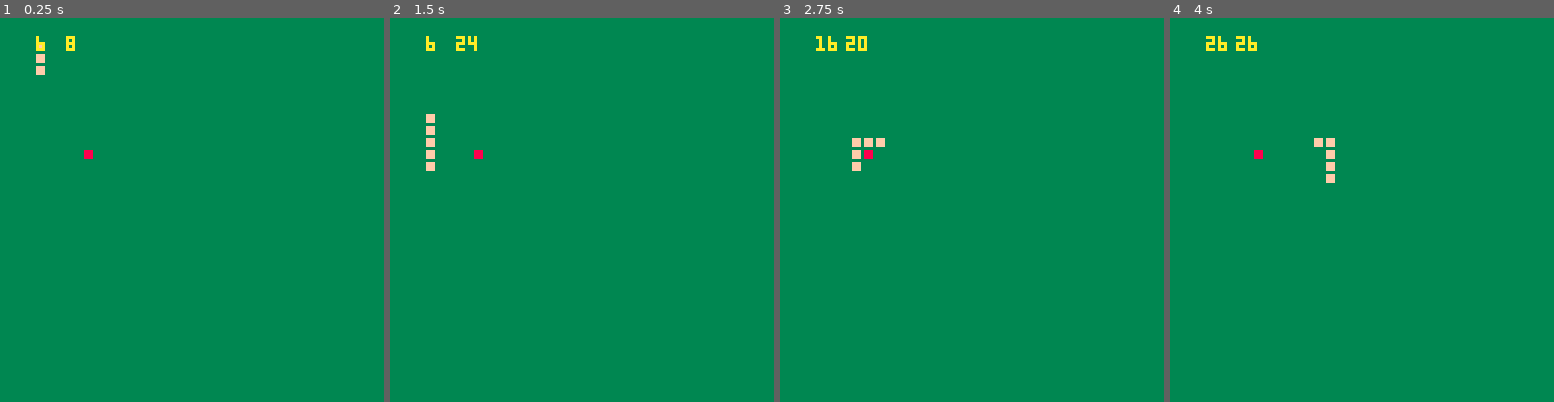
Above: before the commit, frames 1-4 (left to right).
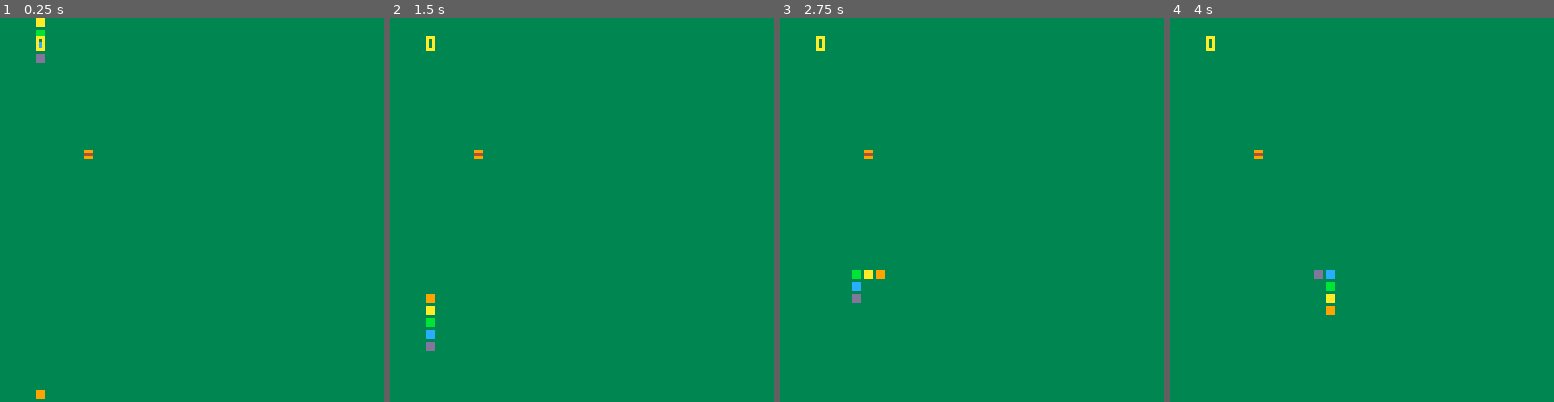
Above: after the commit, the same moments.

Repository: iain8/pico-8-games
Game: PICO-8 cartridge snek_v2.p8
The game is run twice, just before and just after one commit, with the same random seed, the same clock (stepped at 60 frames per second) and the same inputs.
Inputs:
- Up to frame 1 (0.25 s): no input
- Up to frame 2 (1.5 s): no input
- Up to frame 3 (2.75 s): hold Right 1.6-2.1 s; hold Up 2.15-2.42 s; hold Right from 2.47 s (still down)
- Up to frame 4 (4 s): release Right at 3.03 s; hold Left 3.08-3.58 s; hold Down 3.63-3.97 s

The runs differ from the first frame. In frame 1, 0.4% of the frame differs, in the area x 9-25%, y 0-100%; in frame 2, 0.8%; in frame 3, 0.9%, in the area x 9-28%, y 4-75%; in frame 4, 0.8%.

Commit message:
add body collision, burg

Diff:
--- a/snek_v2.p8
+++ b/snek_v2.p8
@@ -4,16 +4,17 @@
 body = {}
 bodylength = 0
 unitsize = 2
-direction = 3
+direction = 2
 speed = 0.25
 framecount = 0
 score = 0
 food = {}
 foodlength = 0
+crash = false
 
 function _init()
   for i = 1, 5 do
-    add(body, {6, 2 + (i * unitsize)})
+    body[i] = {6, i * unitsize}
 
     bodylength += 1
   end
@@ -38,22 +39,27 @@
 function _draw()
   rectfill(0,0,128,128,3)
 
-  colour = 15
-
-  for part in all(body) do
-    x = part[1] * unitsize
-    y = part[2] * unitsize
-    rectfill(x, y, x + unitsize, y + unitsize, colour)
-  end
-
-  for tasty in all(food) do
-    x = tasty[1] * unitsize
-    y = tasty[2] * unitsize
-    rectfill(x, y, x + unitsize, y + unitsize, 8)
-  end
-
-  print(body[1][1], 12, 6, 10)
-  print(body[1][2], 22, 6, 10)
+  if crash == true then
+    print('crashed', 24, 6, 4)
+  else
+    colour = 9
+
+    for part in all(body) do
+      x = part[1] * unitsize
+      y = part[2] * unitsize
+      rectfill(x, y, x + unitsize, y + unitsize, colour)
+
+      colour += 1
+    end
+
+    for tasty in all(food) do
+      x = tasty[1] * unitsize
+      y = tasty[2] * unitsize
+      spr(0, x, y)
+    end
+  end
+
+  print(score, 12, 6, 10)
 end
 
 function getdirection()
@@ -109,6 +115,17 @@
   end
 
   body = newbody
+
+  -- test if head occupies body space
+  for i = 2, bodylength do
+    if body[i][1] == body[1][1] and body[i][2] == body[1][2] then
+      crash = true
+
+      return
+    end
+  end
+
+  -- stop()
 end
 
 function wrap(segment)
@@ -124,7 +141,7 @@
 end
 
 function addfood()
-  -- TODO: prevent food appearing inside snake body
+  -- todo: prevent food appearing inside snake body
 
   x = flr(rnd(64) / 2) * 2
   y = flr(rnd(64) / 2) * 2
@@ -137,20 +154,21 @@
 function eatfood(head)
   if foodlength > 0 and head[1] == food[1][1] and head[2] == food[1][2] then
     food = {}
-
     foodlength -= 1
+    score += 10
+
     return true
   else
     return false
   end
 end
 __gfx__
-00000000000000000000000000000000000000000000000000000000000000000000000000000000000000000000000000000000000000000000000000000000
-00000000000000000000000000000000000000000000000000000000000000000000000000000000000000000000000000000000000000000000000000000000
-00700700000000000000000000000000000000000000000000000000000000000000000000000000000000000000000000000000000000000000000000000000
-00077000000000000000000000000000000000000000000000000000000000000000000000000000000000000000000000000000000000000000000000000000
-00077000000000000000000000000000000000000000000000000000000000000000000000000000000000000000000000000000000000000000000000000000
-00700700000000000000000000000000000000000000000000000000000000000000000000000000000000000000000000000000000000000000000000000000
+99900000000000000000000000000000000000000000000000000000000000000000000000000000000000000000000000000000000000000000000000000000
+44400000000000000000000000000000000000000000000000000000000000000000000000000000000000000000000000000000000000000000000000000000
+99900000000000000000000000000000000000000000000000000000000000000000000000000000000000000000000000000000000000000000000000000000
+00000000000000000000000000000000000000000000000000000000000000000000000000000000000000000000000000000000000000000000000000000000
+00000000000000000000000000000000000000000000000000000000000000000000000000000000000000000000000000000000000000000000000000000000
+00000000000000000000000000000000000000000000000000000000000000000000000000000000000000000000000000000000000000000000000000000000
 00000000000000000000000000000000000000000000000000000000000000000000000000000000000000000000000000000000000000000000000000000000
 00000000000000000000000000000000000000000000000000000000000000000000000000000000000000000000000000000000000000000000000000000000
 00000000000000000000000000000000000000000000000000000000000000000000000000000000000000000000000000000000000000000000000000000000
